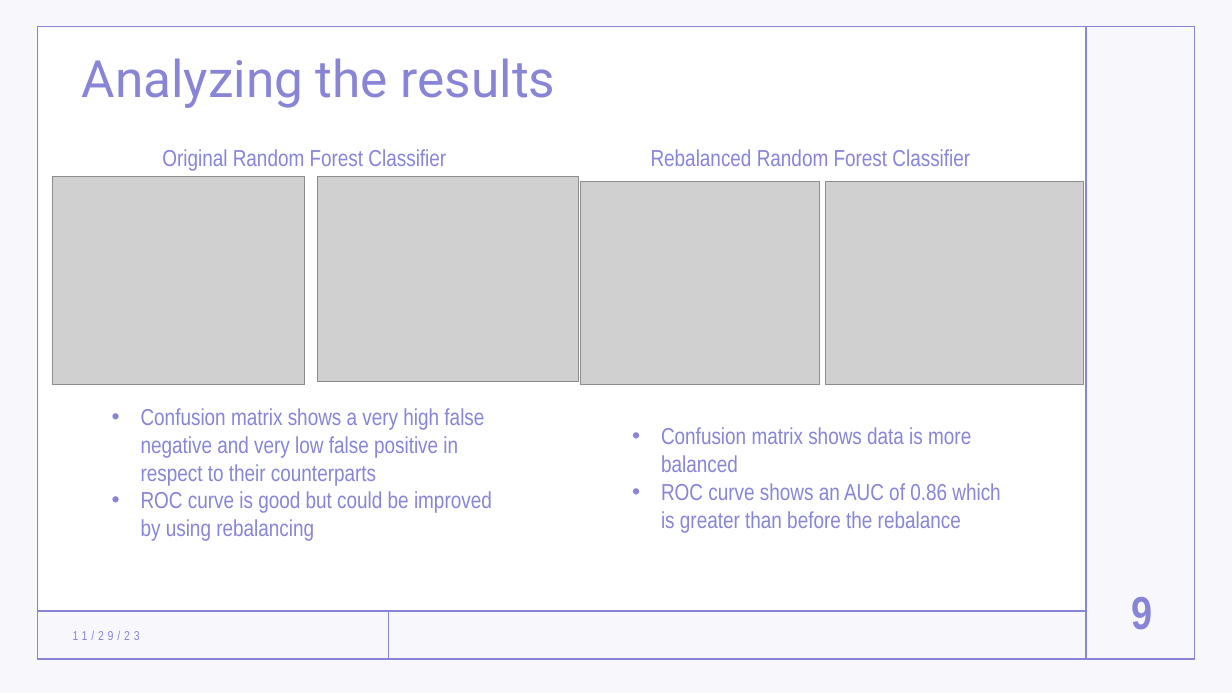
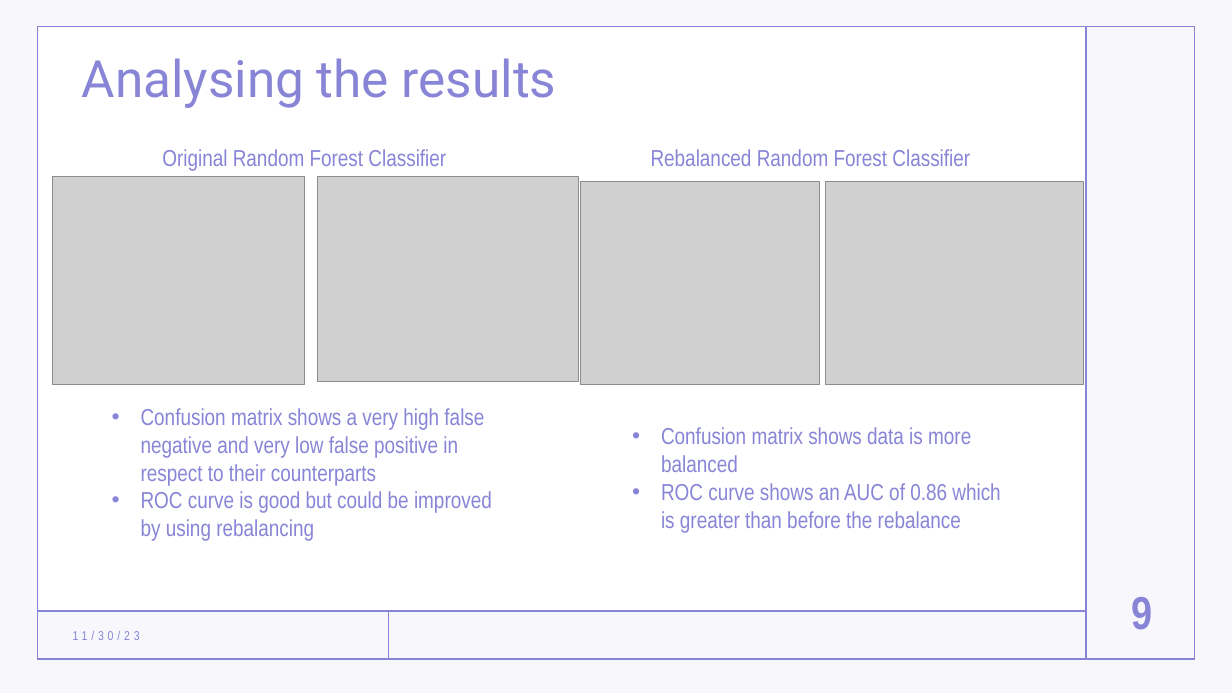
Before and after one commit to stefancourt/Churn-Prediction, a slide deck: slide 9 of Churn Prediction Presentation.pptx. Drawn at 1232x693 pixels with LibreOffice and Linux fonts; fonts in the diff are those of the drawing; grey boxes stand for pictures. Boxes give left, top, right and bottom in pixels: in the first picture for what was removed or moved away, otherwise in the second. Text is boxed around its words. In the diff, an @@ line names an element or a change of style, - is before the commit and + after.

```diff
--- a/Churn Prediction Presentation.pptx
+++ b/Churn Prediction Presentation.pptx
@@ title at [82,58,557,108]: text changed @@
-Analyzing the results
+Analysing the results
@@ text at [73,631,140,640]: text changed @@
-11/29/23
+11/30/23
```
Also in this commit, not shown: 8 other slides changed, 1 other file.
